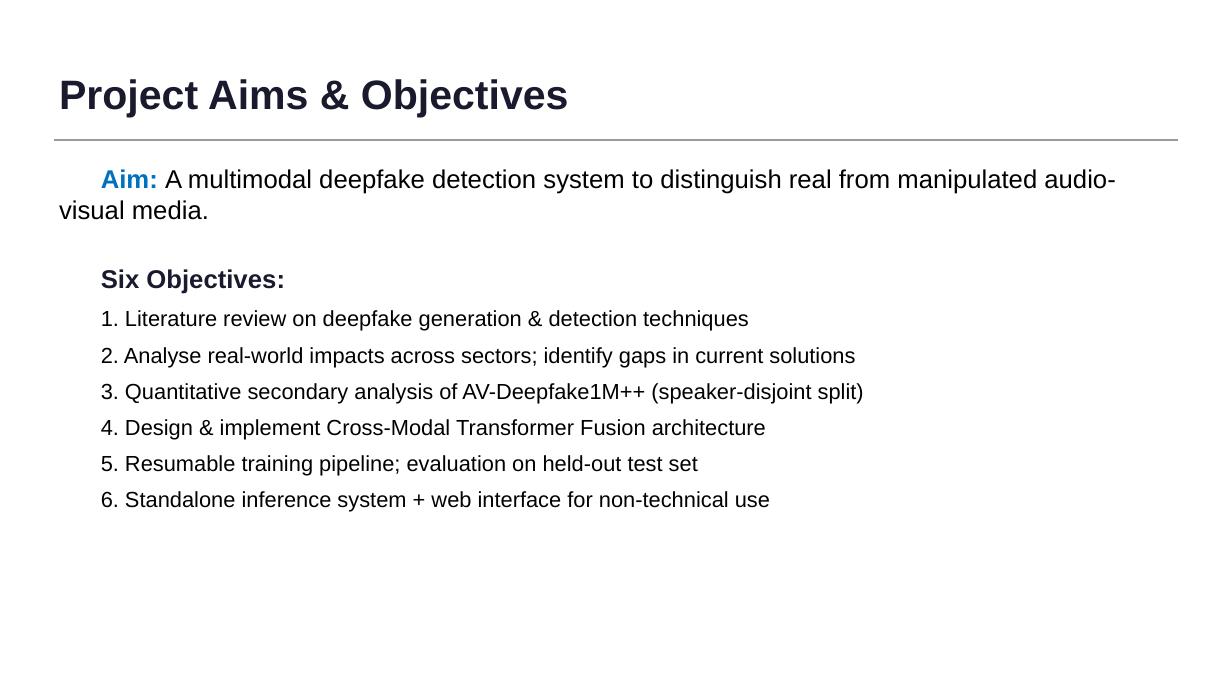
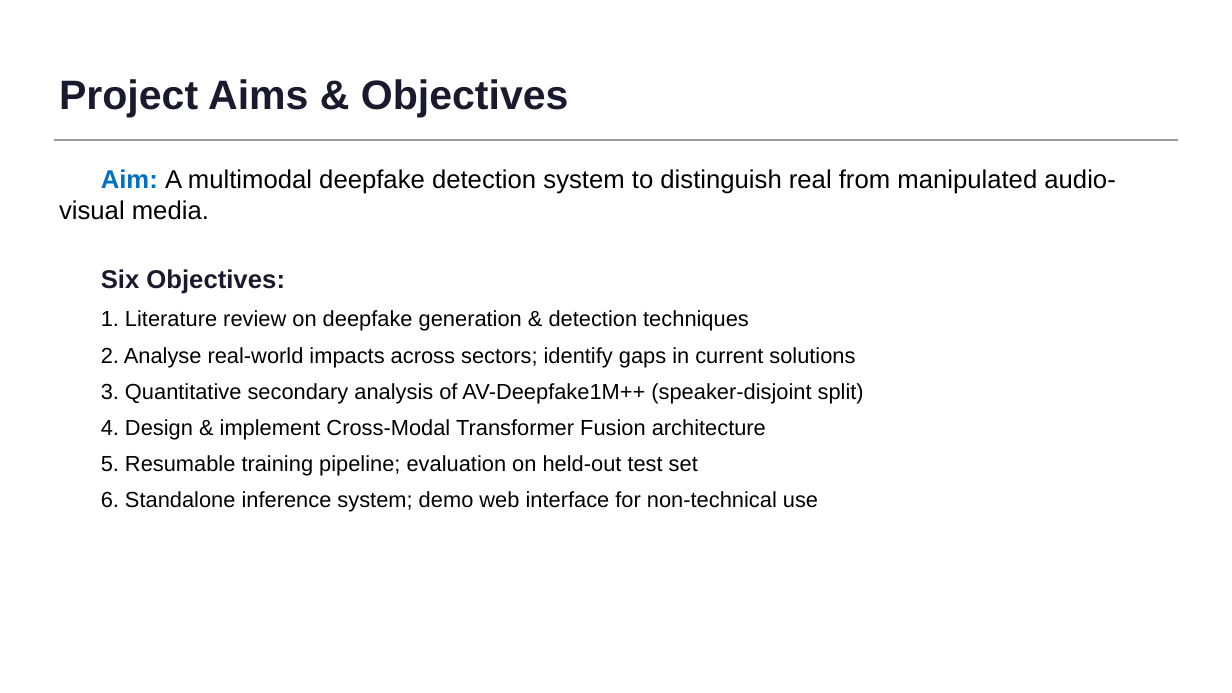
Before and after one commit to Jasmipreethi/Deepfake, a slide deck: slide 3 of presentation.pptx. Drawn at 1232x693 pixels with LibreOffice and Linux fonts; fonts in the diff are those of the drawing; background and template pictures are left out. Boxes give left, top, right and bottom in pixels: in the first picture for what was removed or moved away, otherwise in the second. Text is boxed around its words. In the diff, an @@ line names an element or a change of style, - is before the commit and + after.

```diff
--- a/presentation.pptx
+++ b/presentation.pptx
@@ text at (x1=101, y1=491, x2=818, y2=512): text changed @@
-6. Standalone inference system + web interface for non-technical use
+6. Standalone inference system; demo web interface for non-technical use
```
Also in this commit, not shown: 24 other files.
